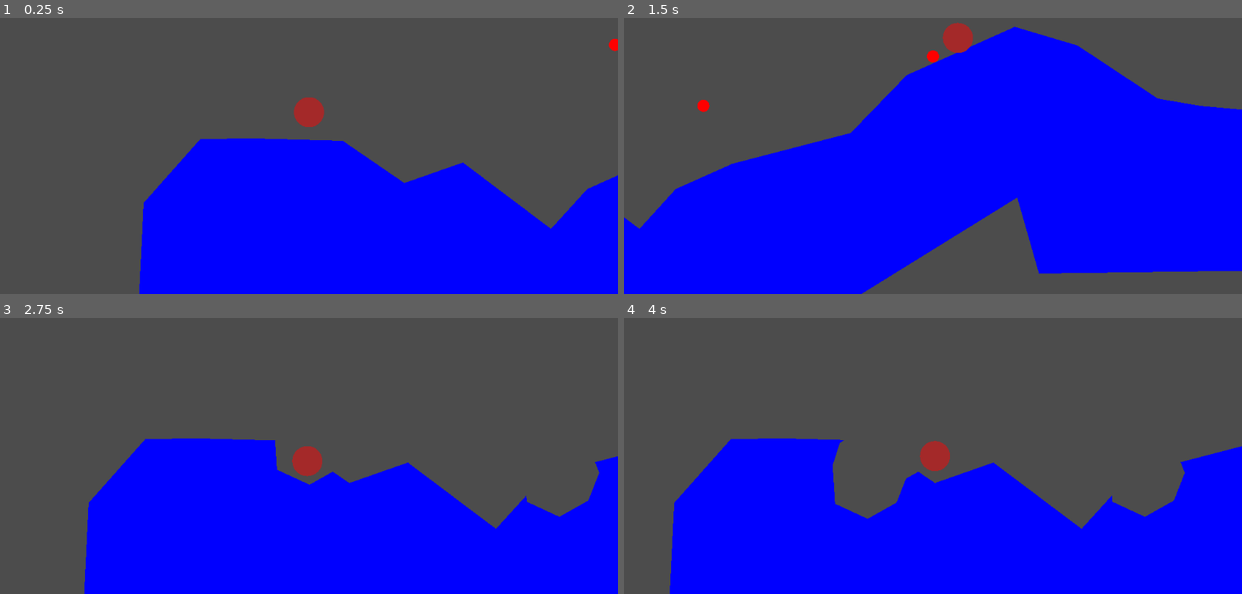
Above: before the commit, frames 1-4 (two rows, left to right).
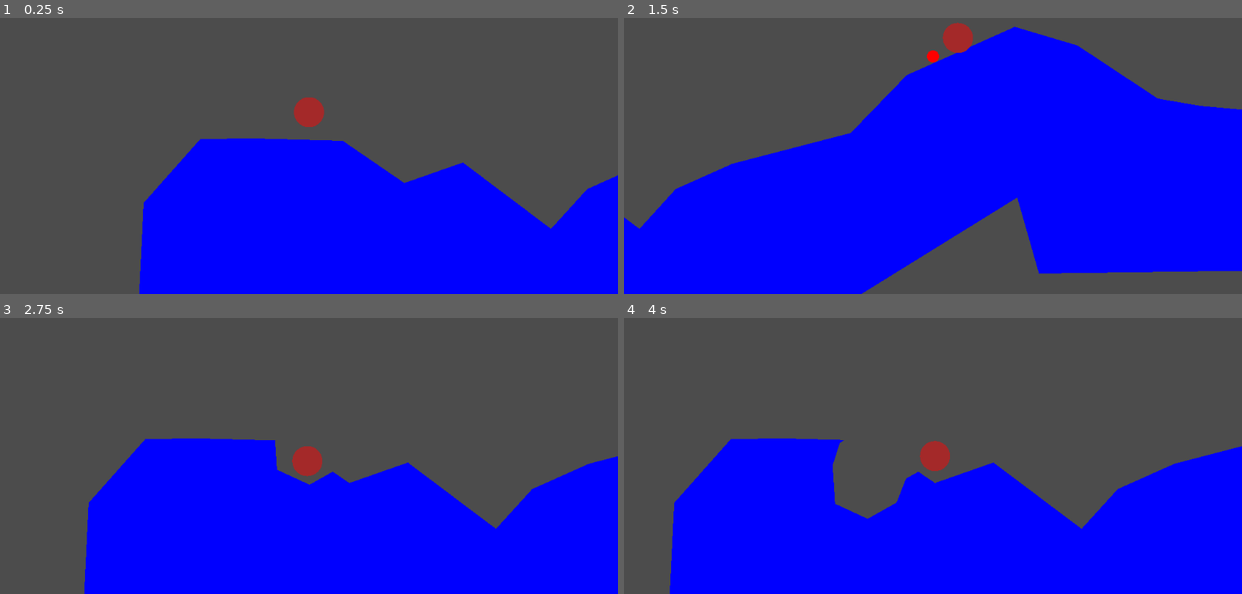
Above: after the commit, the same moments.

Repository: the-g-force/GGJ23
Game: Godot game, scene res://World/World.tscn
Same seed, same stepped clock (60 frames per second), same inputs: the game is played once before the commit and once after it.
Inputs (mouse positions are in pixels of both pictures, inside the frame that each line leads up to):
- Up to frame 1 (0.25 s): no input
- Up to frame 2 (1.5 s): move the mouse to (1068, 95) at 0.52 s; hold Space (p0_shoot) 0.53-1.28 s; hold D (p0_right) from 0.53 s (still down); move the mouse to (809, 131) at 1.27 s; tap Space (p0_shoot) at 1.35 s
- Up to frame 3 (2.75 s): move the mouse to (370, 334) at 2.02 s; release D (p0_right) at 2.03 s; hold A (p0_left) from 2.03 s (still down); hold Space (p0_shoot) from 2.03 s (still down)
- Up to frame 4 (4 s): move the mouse to (902, 486) at 2.77 s; release A (p0_left) at 2.78 s; release Space (p0_shoot) at 2.78 s; hold D (p0_right) from 2.78 s (still down); tap Space (p0_shoot) at 2.85 s; move the mouse to (1118, 467) at 3.52 s; hold Space (p0_shoot) from 3.53 s (still down)

The runs differ from the first frame. In frame 1, less than 0.1% of the frame differs, in the area x 98-100%, y 7-13%; in frame 2, less than 0.1%; in frame 3, 1.3%, in the area x 85-97%, y 52-72%; in frame 4, 1.3%.

Commit message:
Remove initial debugging/testing/experimental code

Diff:
--- a/project/World/World.gd
+++ b/project/World/World.gd
@@ -15,19 +15,13 @@
 ]
 
 
-func _ready():
+func _ready()->void:
 	_active_potato = $Potato
 	$Potato.active = true
 
 
-func _input(event):
-	if event.is_pressed():
-		clip($Polygon2D)
-
-
-func _physics_process(_delta):
+func _physics_process(_delta)->void:
 	_camera.global_position.x = followed_node.global_position.x
-
 
 
 func clip(polygon:Polygon2D)->void:
@@ -41,7 +35,6 @@
 	# we are only using the first one.
 	_ground_polygon.set_deferred("polygon", clip_result[0])
 	update()
-
 
 
 func _draw()->void:
--- a/project/World/World.tscn
+++ b/project/World/World.tscn
@@ -1,7 +1,6 @@
-[gd_scene load_steps=4 format=2]
+[gd_scene load_steps=3 format=2]
 
 [ext_resource path="res://World/World.gd" type="Script" id=1]
-[ext_resource path="res://Bullet/Bullet.tscn" type="PackedScene" id=2]
 [ext_resource path="res://Potato/Potato.tscn" type="PackedScene" id=3]
 
 [node name="World" type="Node2D"]
@@ -12,14 +11,6 @@
 [node name="CollisionPolygon2D" type="CollisionPolygon2D" parent="StaticBody2D"]
 position = Vector2( 15, -3 )
 polygon = PoolVector2Array( 2, 449, 96, 343, 185, 342, 332, 346, 434, 416, 531, 382, 677, 492, 737, 426, 831, 384, 1027, 333, 1120, 237, 1299, 157, 1403, 188, 1536, 276, 1606, 288, 1726, 299, 1833, 357, 1943, 418, 1941, 558, 1339, 566, 1303, 440, 1027, 611, -6, 614 )
-
-[node name="Bullet" parent="." instance=ExtResource( 2 )]
-position = Vector2( 783, 184 )
-
-[node name="Polygon2D" type="Polygon2D" parent="."]
-position = Vector2( 331, 168 )
-color = Color( 1, 1, 1, 0 )
-polygon = PoolVector2Array( -34, -36, 30, -25, 38, 51, -40, 47 )
 
 [node name="Potato" parent="." instance=ExtResource( 3 )]
 position = Vector2( 276, 274 )
